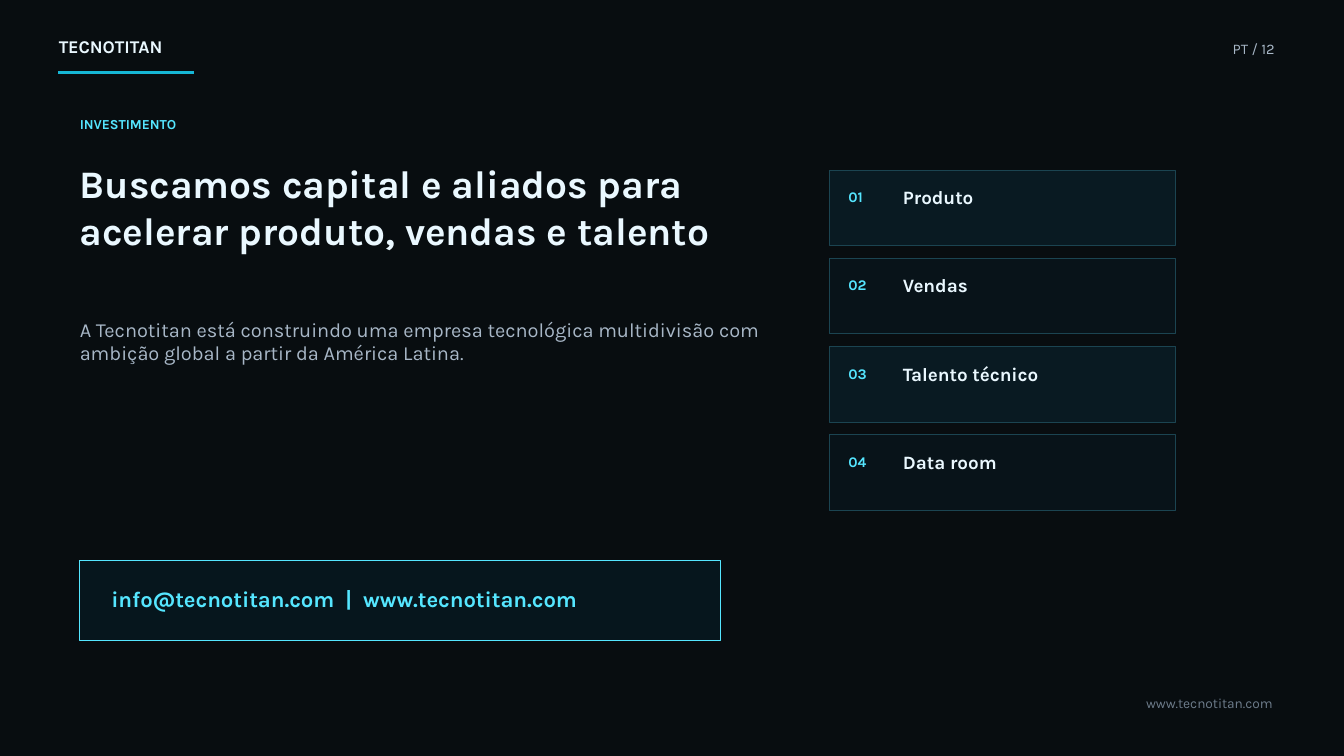
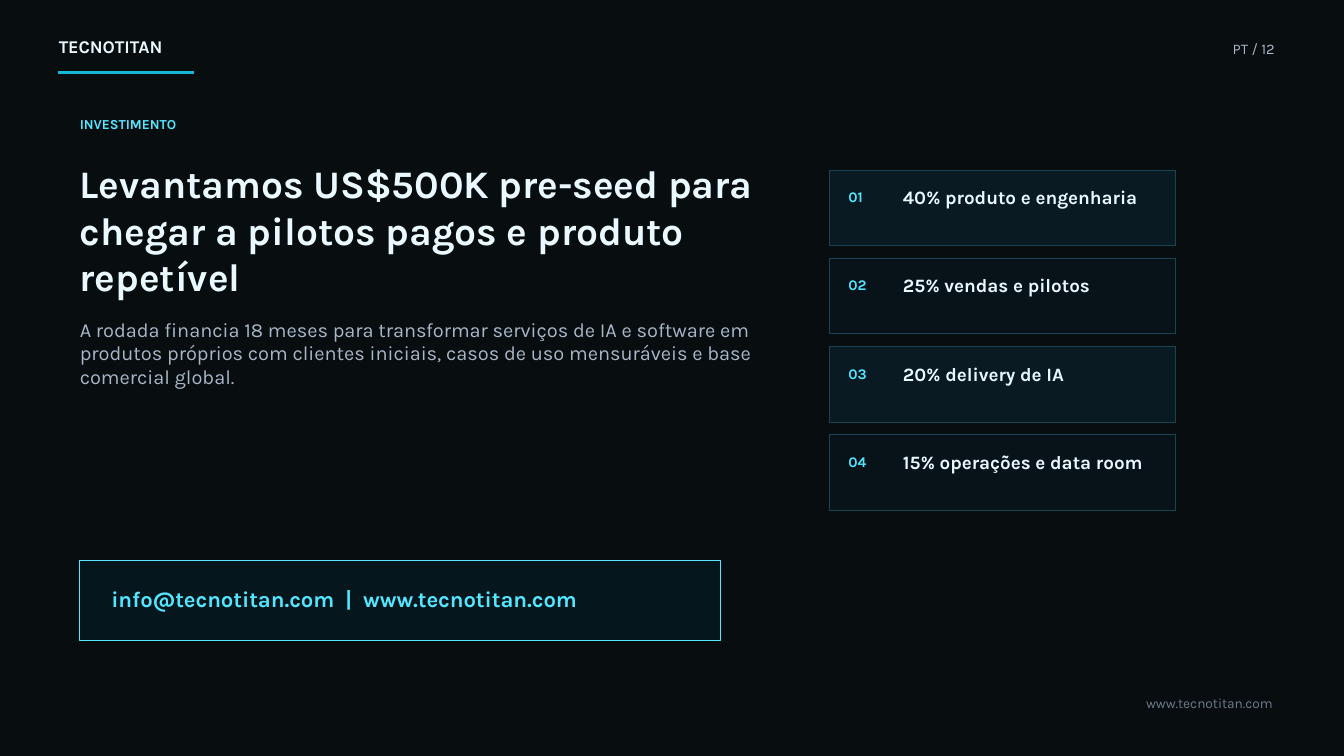
Before and after one commit to davidag2/tecnotitan, a slide deck: slide 12 of assets/investor-deck/Tecnotitan-Investor-Deck-PT.pptx. Drawn at 1344x756 pixels with LibreOffice and Linux fonts; fonts in the diff are those of the drawing; background and template pictures are left out; a plain dark background stands for a picture behind light text. Boxes give left, top, right and bottom in pixels: in the first picture for what was removed or moved away, otherwise in the second. Text is boxed around its words. In the diff, an @@ line names an element or a change of style, - is before the commit and + after.

```diff
--- a/assets/investor-deck/Tecnotitan-Investor-Deck-PT.pptx
+++ b/assets/investor-deck/Tecnotitan-Investor-Deck-PT.pptx
@@ text at (x1=80, y1=169, x2=752, y2=301): text changed @@
-Buscamos capital e aliados para acelerar produto, vendas e talento
+Levantamos US$500K pre-seed para chegar a pilotos pagos e produto repetível
@@ text at (x1=903, y1=190, x2=1138, y2=209): text changed @@
-Produto
+40% produto e engenharia
@@ text at (x1=903, y1=278, x2=1090, y2=297): text changed @@
-Vendas
+25% vendas e pilotos
@@ text at (x1=80, y1=323, x2=751, y2=389): text changed @@
-A Tecnotitan está construindo uma empresa tecnológica multidivisão com ambição global a partir da América Latina.
+A rodada financia 18 meses para transformar serviços de IA e software em produtos próprios com clientes iniciais, casos de uso mensuráveis e base comercial global.
@@ text at (x1=903, y1=367, x2=1064, y2=386): text changed @@
-Talento técnico
+20% delivery de IA
@@ text at (x1=903, y1=455, x2=1143, y2=474): text changed @@
-Data room
+15% operações e data room
```
Also in this commit, not shown: 2 other slides changed, 6 other files.
